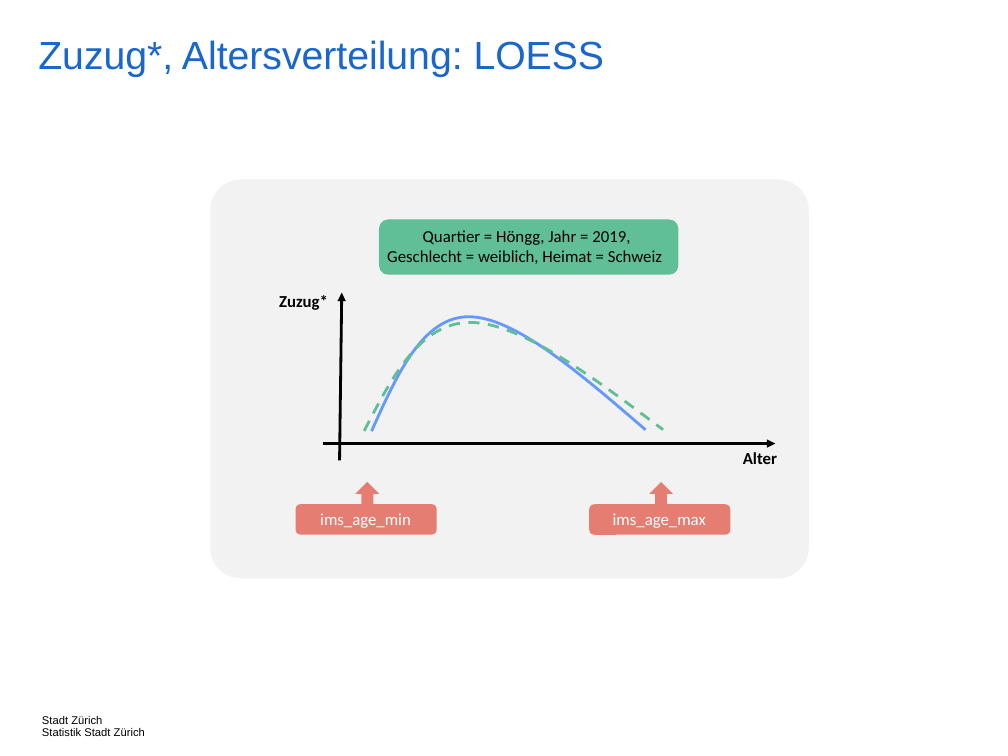
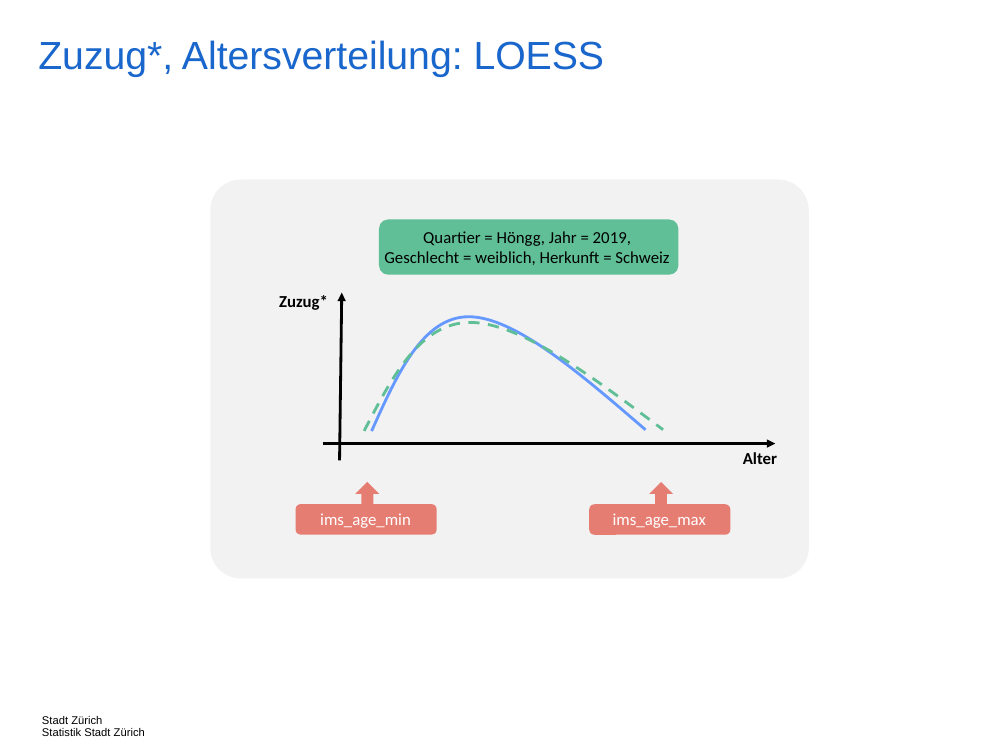
Before and after one commit to StatistikStadtZuerich/BevSzen, a slide deck: slide 32 of 2020phase2/5_Documentation/Concepts.pptx. Drawn at 1008x756 pixels with LibreOffice and Linux fonts; fonts in the diff are those of the drawing. Boxes give left, top, right and bottom in pixels: in the first picture for what was removed or moved away, otherwise in the second. Text is boxed around its words. In the diff, an @@ line names an element or a change of style, - is before the commit and + after.

```diff
--- a/2020phase2/5_Documentation/Concepts.pptx
+++ b/2020phase2/5_Documentation/Concepts.pptx
@@ text at (384,231,669,265): text changed @@
-Quartier = Höngg, Jahr = 2019,
-Geschlecht = weiblich, Heimat = Schweiz
+Quartier = Höngg, Jahr = 2019,
+Geschlecht = weiblich, Herkunft = Schweiz
```
Also in this commit, not shown: 3 other slides changed, 4 other files.
